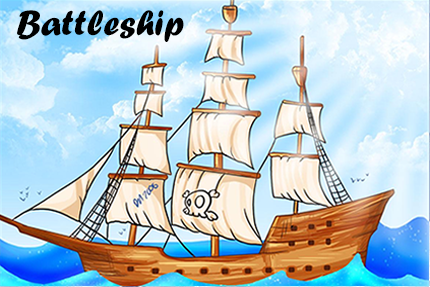
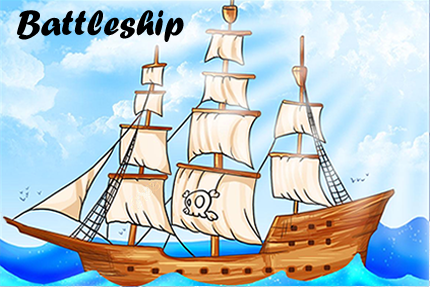
Layered file, before and after one edit (w=430, h=287). Changes by layer:
painted on "Layer 1" over [0, 181, 160, 225]
